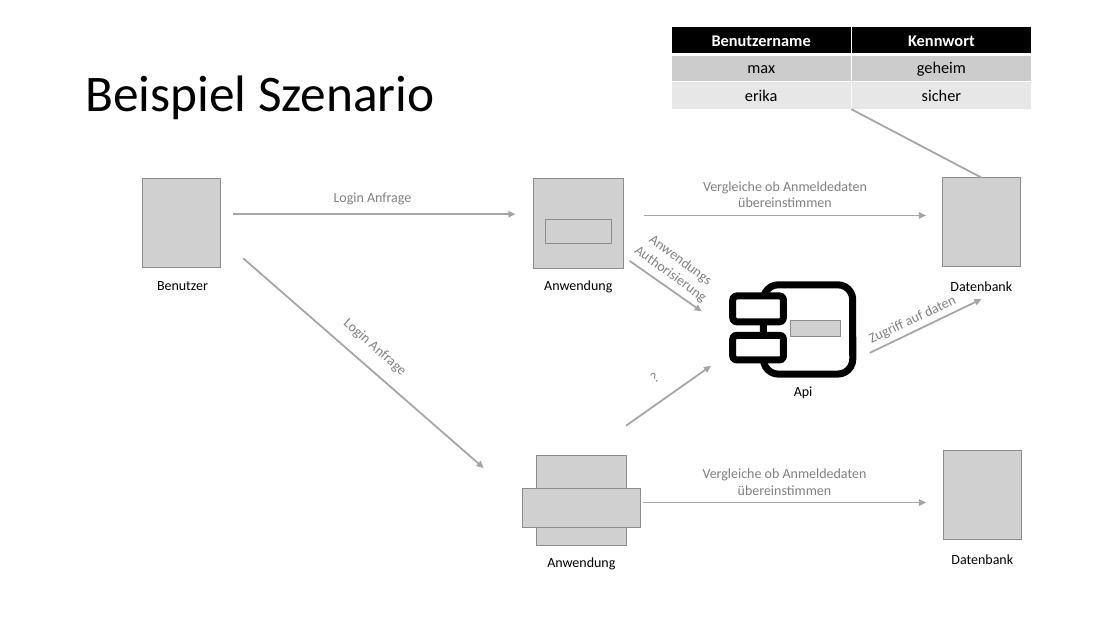
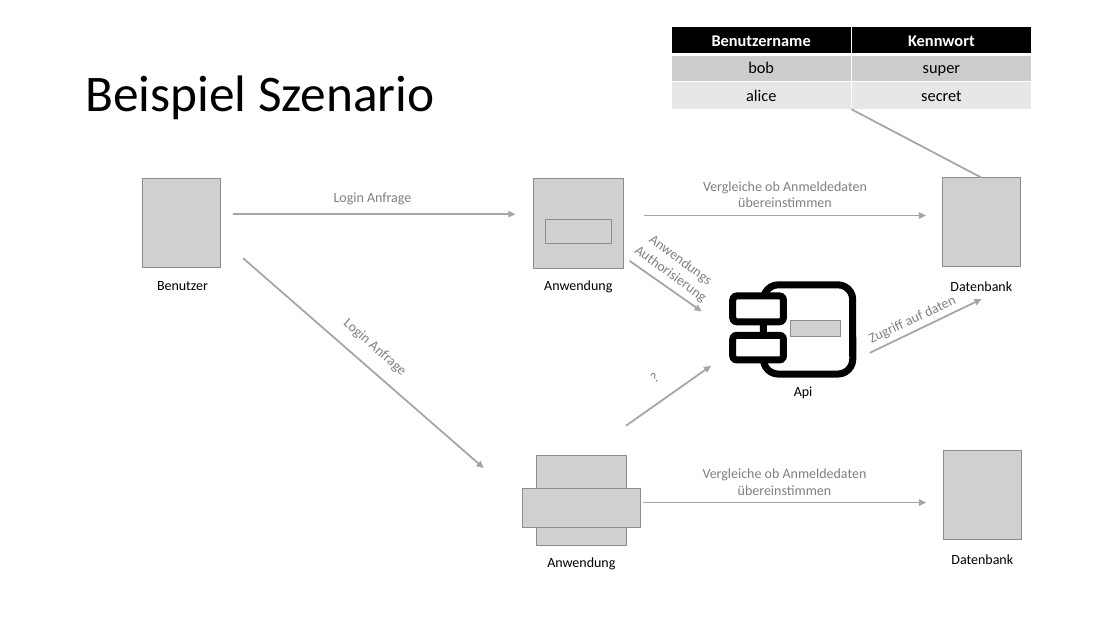
Before and after one commit to danielwagn3r/openid-workshop, a slide deck: slide 6 of OpenID Connect und OAuth.pptx (slide 7 before the commit). Drawn at 1120x630 pixels with LibreOffice and Linux fonts; fonts in the diff are those of the drawing; grey boxes stand for pictures. Boxes give left, top, right and bottom in pixels: in the first picture for what was removed or moved away, otherwise in the second. Text is boxed around its words. In the diff, an @@ line names an element or a change of style, - is before the commit and + after.

```diff
--- a/OpenID Connect und OAuth.pptx
+++ b/OpenID Connect und OAuth.pptx
@@ table at [671, 27, 1033, 109] @@
-row 2, column 1: max
+row 2, column 1: bob
-row 2, column 2: geheim
+row 2, column 2: super
-row 3, column 1: erika
+row 3, column 1: alice
-row 3, column 2: sicher
+row 3, column 2: secret
```
Also in this commit, not shown: 2 other slides changed, 2 slides added, 1 slide removed.
